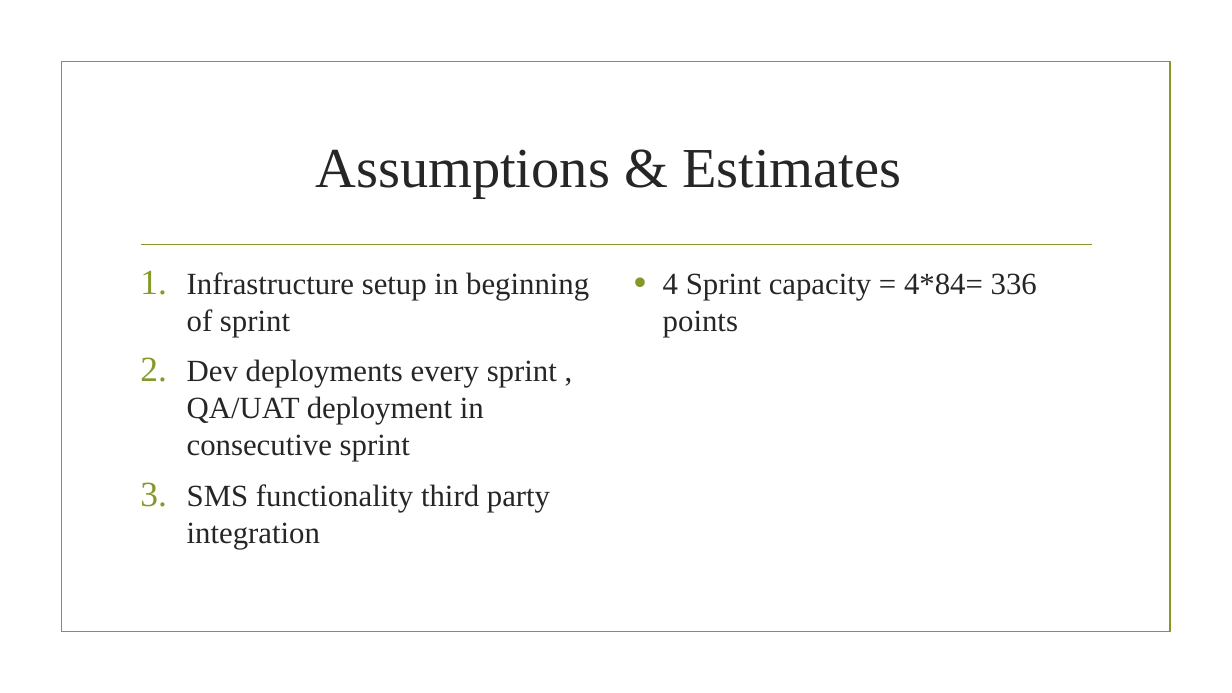
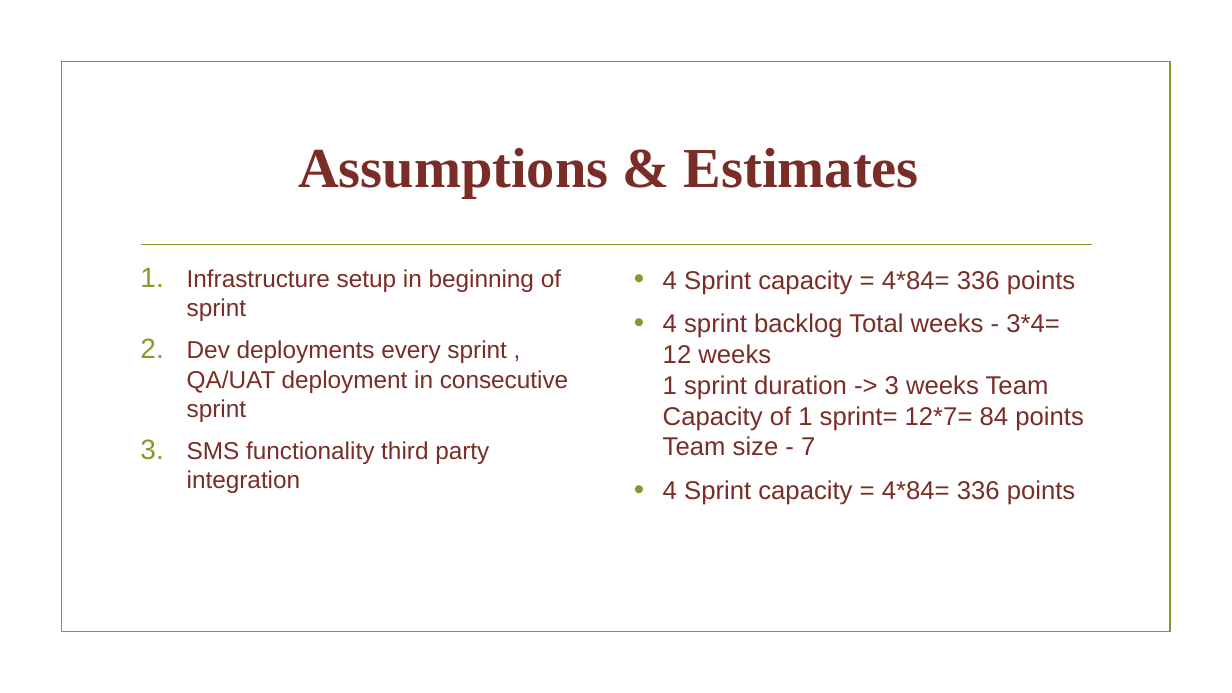
Before and after one commit to Rashi237/BITS_Agile_Assignment, a slide deck: slide 3 of AGILE SOFTWARE PROCESSES.pptx. Drawn at 1232x693 pixels with LibreOffice and Linux fonts; fonts in the diff are those of the drawing; background and template pictures are left out. Boxes give left, top, right and bottom in pixels: in the first picture for what was removed or moved away, otherwise in the second. Text is boxed around its words. In the diff, an @@ line names an element or a change of style, - is before the commit and + after.

```diff
--- a/AGILE SOFTWARE PROCESSES.pptx
+++ b/AGILE SOFTWARE PROCESSES.pptx
@@ title "Assumptions & Estimates" at [298, 148, 919, 198]: text colour #262626 to #7A2D26, bold on @@
@@ text "Infrastructure setup in beginning of ..." at [187, 269, 568, 493]: size 24 to 19 pt, font Times New Roman to Arial, text colour #262626 to #7A2D26; less space between paragraphs @@
@@ text at [663, 270, 1076, 295]: size 24 to 20 pt, font Times New Roman to Arial, text colour #262626 to #7A2D26 in "4 Sprint capacity = 4*84= 336 points" @@
@@ text at [663, 313, 1084, 505]: paragraphs added @@
+• 4 sprint backlog Total weeks - 3*4= 12 weeks
+  1 sprint duration -> 3 weeks Team Capacity of 1 sprint= 12*7= 84 points
+  Team size - 7
+• 4 Sprint capacity = 4*84= 336 points
```
Also in this commit, not shown: 2 slides added, 1 slide removed, 2 other files.
